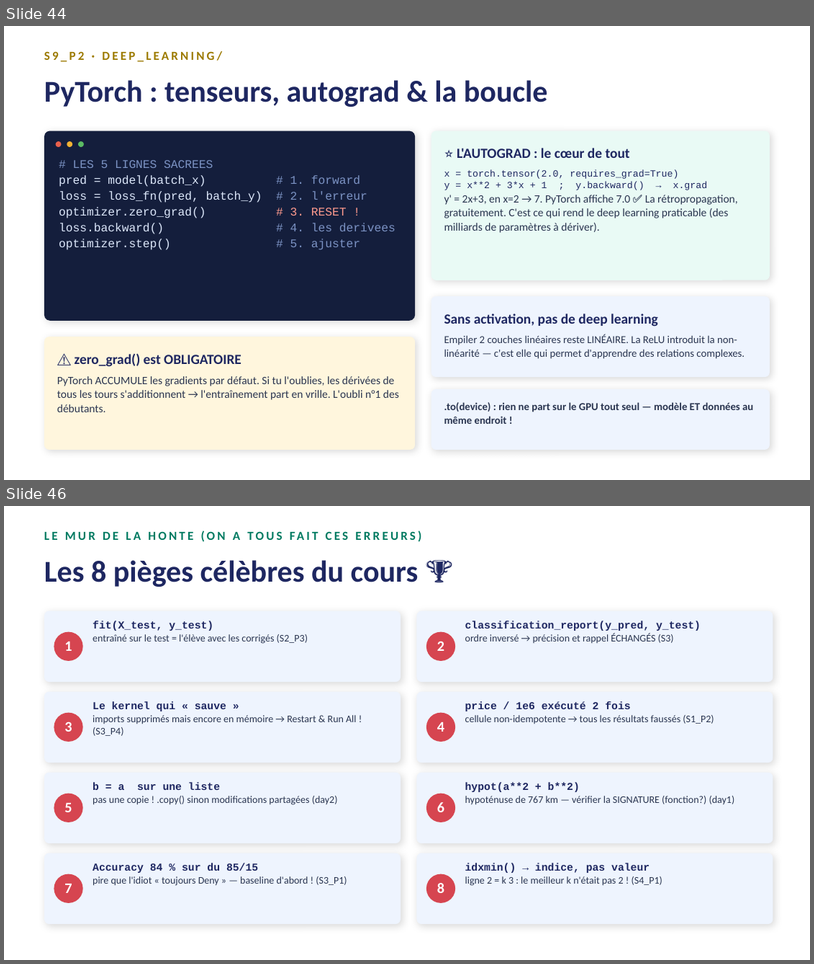
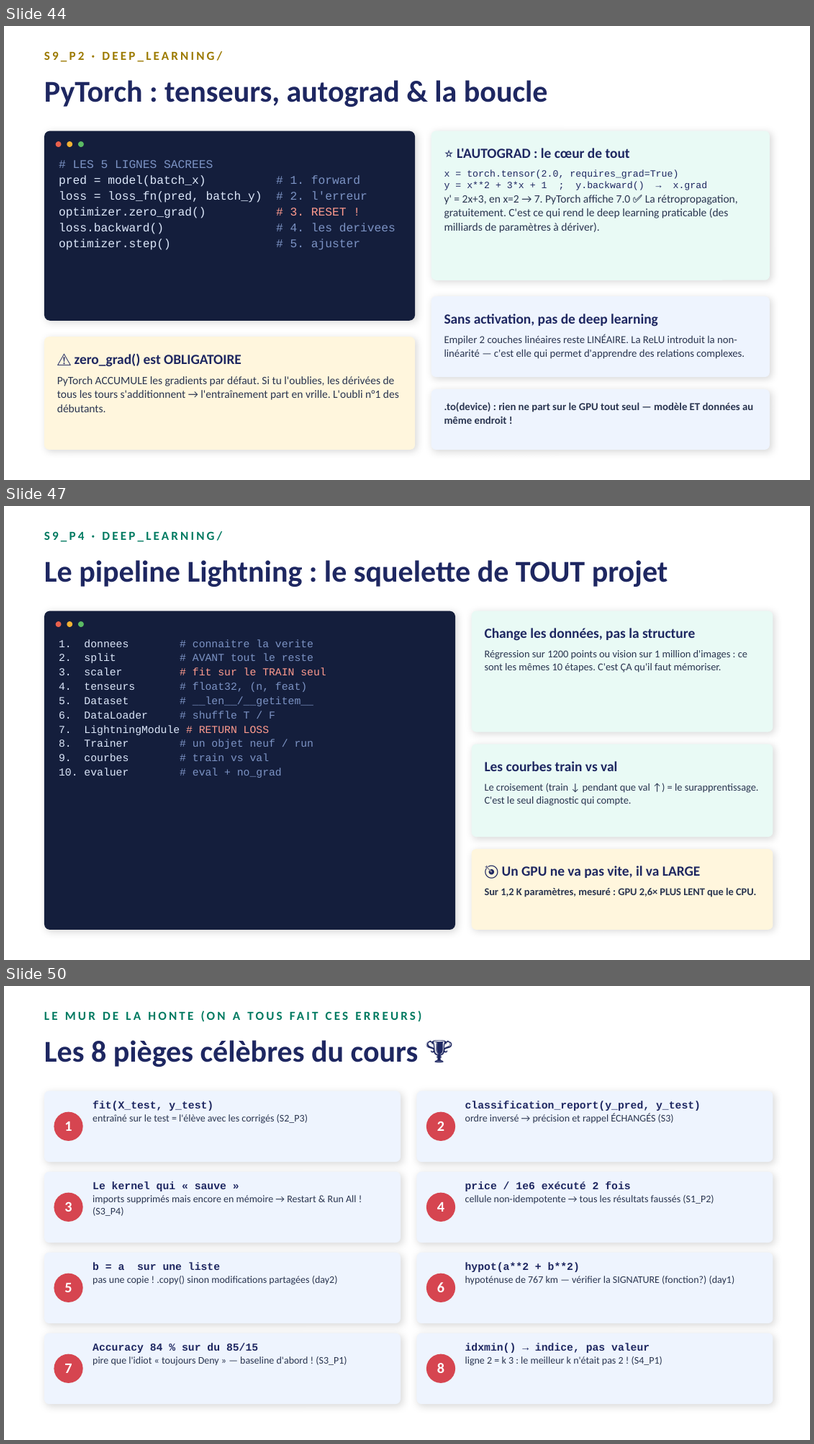
Before and after one commit to RobinsanKiritheepan/Cours_Python, a slide deck: Cours_IA/PowerPoints/00_Cours_Complet_Python_IA.pptx. Shown one above the other, each under a label of ours: slides 44 and 46 before the commit, slides 44, 47 and 50 after it; the slides between them are not shown. The pictures are 814x964 and 814x1444 pixels, drawn with LibreOffice and Linux fonts; fonts in the diff are those of the drawing. Boxes give left, top, right and bottom in pixels: in the first picture for what was removed or moved away, otherwise in the second. Text is boxed around its words. In the diff, an @@ line names an element or a change of style, - is before the commit and + after.

Commit message:
cours S8_P4 + PowerPoints S7/S8

```diff
--- a/Cours_IA/PowerPoints/00_Cours_Complet_Python_IA.pptx
+++ b/Cours_IA/PowerPoints/00_Cours_Complet_Python_IA.pptx
@@ slide 47 added at box(4, 506, 810, 960), background #FFFFFF @@
@@ text added at box(44, 531, 222, 542), 11 pt, text #017A61, bold @@
+S9_P4 · DEEP_LEARNING/
@@ text added at box(44, 560, 669, 587), 27 pt, text #1E2761, bold @@
+Le pipeline Lightning : le squelette de TOUT projet
@@ rounded rectangle added at box(44, 611, 455, 929), fill #141E3C @@
@@ rounded rectangle added at box(472, 611, 773, 732), fill #E9FAF5 @@
@@ ellipse added at box(56, 621, 62, 627), fill #E8604C @@
@@ ellipse added at box(67, 621, 72, 627), fill #F2B233 @@
@@ ellipse added at box(78, 621, 84, 627), fill #5BBB63 @@
@@ text added at box(485, 628, 695, 641), 12.5 pt, text #1E2761, bold @@
+Change les données, pas la structure
@@ text added at box(59, 639, 326, 777), 9.5 pt, text #7C93C4 @@
+1. donnees # connaitre la verite
+2. split # AVANT tout le reste
+3. scaler # fit sur le TRAIN seul
+4. tenseurs # float32, (n, feat)
+5. Dataset # __len__/__getitem__
+6. DataLoader # shuffle T / F
+7. LightningModule # RETURN LOSS
+8. Trainer # un objet neuf / run
+9. courbes # train vs val
+10. evaluer # eval + no_grad
@@ text added at box(485, 650, 748, 672), 9.3 pt, text #2A3550 @@
+Régression sur 1200 points ou vision sur 1 million d'images : ce sont les mêmes 10 étapes. C'est ÇA qu'il faut mémoriser.
@@ rounded rectangle added at box(472, 744, 773, 836), fill #E9FAF5 @@
@@ text added at box(485, 761, 617, 771), 12.5 pt, text #1E2761, bold @@
+Les courbes train vs val
@@ text added at box(485, 782, 759, 806), 9.3 pt, text #2A3550 @@
+Le croisement (train ↓ pendant que val ↑) = le surapprentissage. C'est le seul diagnostic qui compte.
@@ rounded rectangle added at box(472, 849, 773, 929), fill #FFF6DD @@
@@ text added at box(502, 865, 701, 878), 12.5 pt, text #1E2761, bold @@
+🎯 Un GPU ne va pas vite, il va LARGE
@@ text added at box(485, 888, 756, 897), 9.3 pt, text #2A3550, bold @@
+Sur 1,2 K paramètres, mesuré : GPU 2,6× PLUS LENT que le CPU.
@@ what was slide 46 is now slide 50 @@
```
Also in this commit, not shown: 2 slides changed, 3 other slides added, 22 other files.
